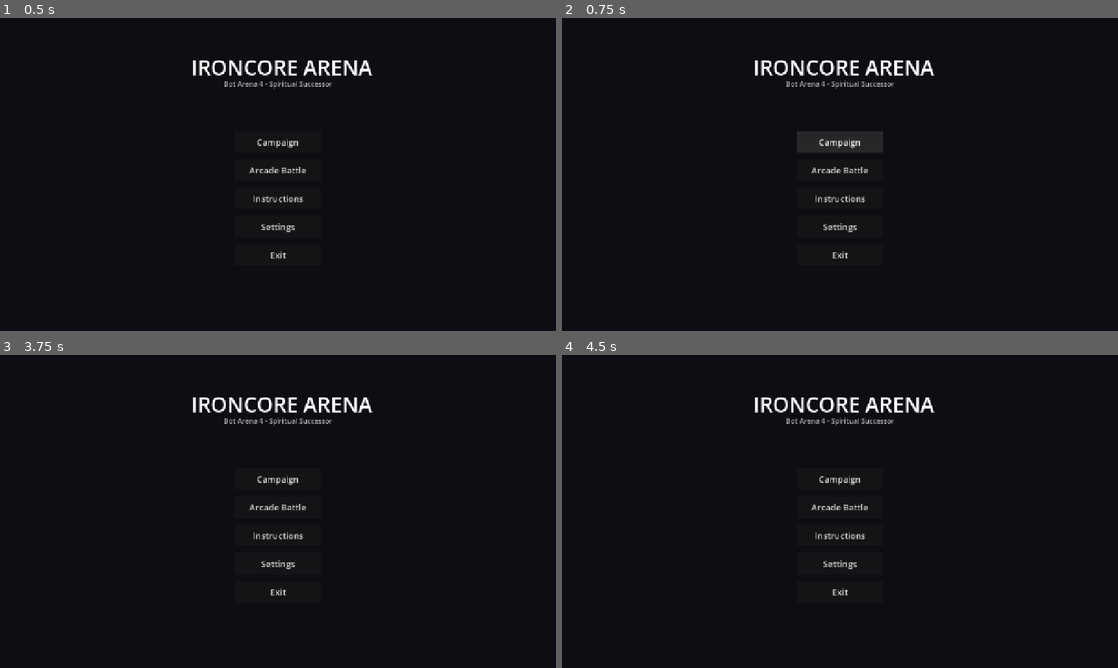
Above: before the commit, frames 1-4 (two rows, left to right).
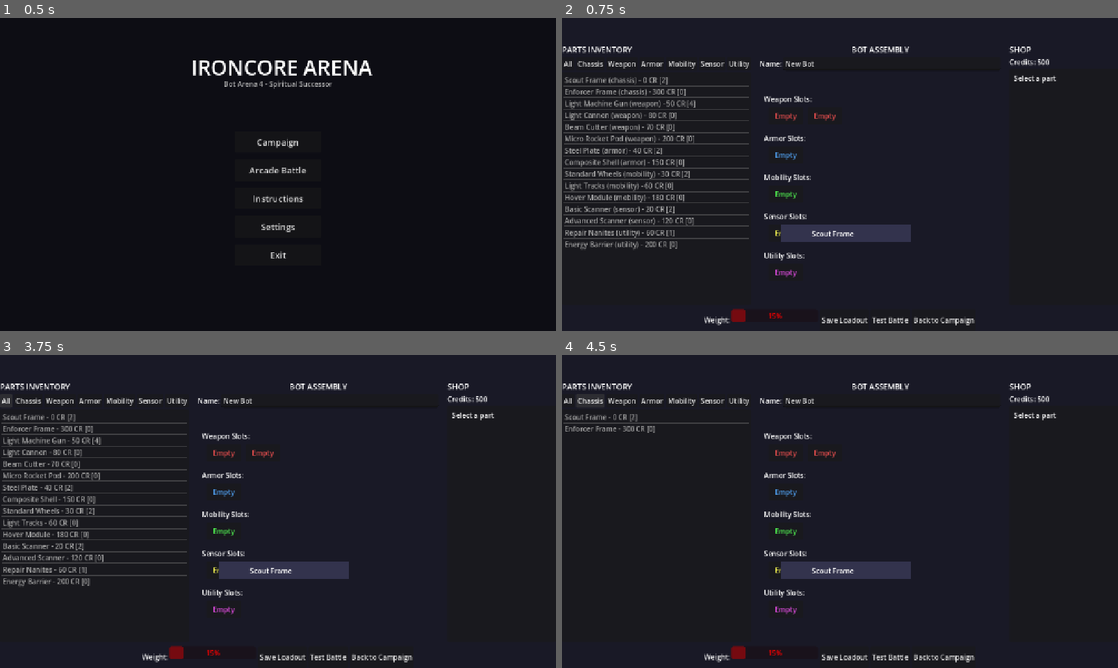
Above: after the commit, the same moments.

Repository: Ostn-DX/ironcore-arena
Game: Godot game, scene res://scenes/main.tscn
Two runs of this game, one before a commit and one after it. Both use one fixed random seed, a clock stepped at 60 frames per second and the inputs below.
Inputs (mouse positions are in pixels of both pictures, inside the frame that each line leads up to):
- Up to frame 1 (0.5 s): no input
- Up to frame 2 (0.75 s): click "Campaign" at 0.5 s
- Up to frame 3 (3.75 s): click (278, 480) at 1.25 s, where only the run before the commit has a clickable "Campaign"; click (278, 508) at 2 s, where only the run before the commit has a clickable "Arcade Battle"; click (278, 508) at 2.75 s, where only the run before the commit has a clickable "Arcade Battle"; click "All" at 3.5 s
- Up to frame 4 (4.5 s): click "Chassis" at 4.25 s

Frame 1 is identical in both runs. In frame 2, 11% of the frame differs, in the area x 0-89%, y 9-99%; in frame 3, 9.9%; in frame 4, 5.8%.

Commit message:
Bypass UIManager, use direct scene change for build screen

Diff:
--- a/project/src/ui/build_screen.gd
+++ b/project/src/ui/build_screen.gd
@@ -38,6 +38,7 @@
 
 func _ready() -> void:
 	print("BuildScreen _ready() starting")
+	visible = true  # Force visible immediately
 	_setup_ui()
 	print("BuildScreen _setup_ui() done, loading parts")
 	_load_parts()
--- a/project/src/ui/main_menu.gd
+++ b/project/src/ui/main_menu.gd
@@ -73,18 +73,16 @@
 	print("Button added: ", btn_text)
 
 func _on_campaign_pressed() -> void:
-	print("Campaign pressed - calling show_build_screen")
-	# Set mode to campaign (career progression)
+	print("Campaign pressed - going to build screen")
 	GameState.set_game_mode("campaign")
-	print("Game mode set to campaign, now showing build screen")
-	UIManager.show_build_screen()
-	print("show_build_screen called")
+	# Direct scene change instead of UIManager
+	get_tree().change_scene_to_file("res://scenes/build_screen.tscn")
 
 func _on_arcade_pressed() -> void:
-	print("Arcade Battle pressed")
-	# Set mode to arcade (everything unlocked)
+	print("Arcade Battle pressed - going to build screen")
 	GameState.set_game_mode("arcade")
-	UIManager.show_build_screen()
+	# Direct scene change instead of UIManager
+	get_tree().change_scene_to_file("res://scenes/build_screen.tscn")
 
 func _on_instructions_pressed() -> void:
 	print("Instructions pressed")
